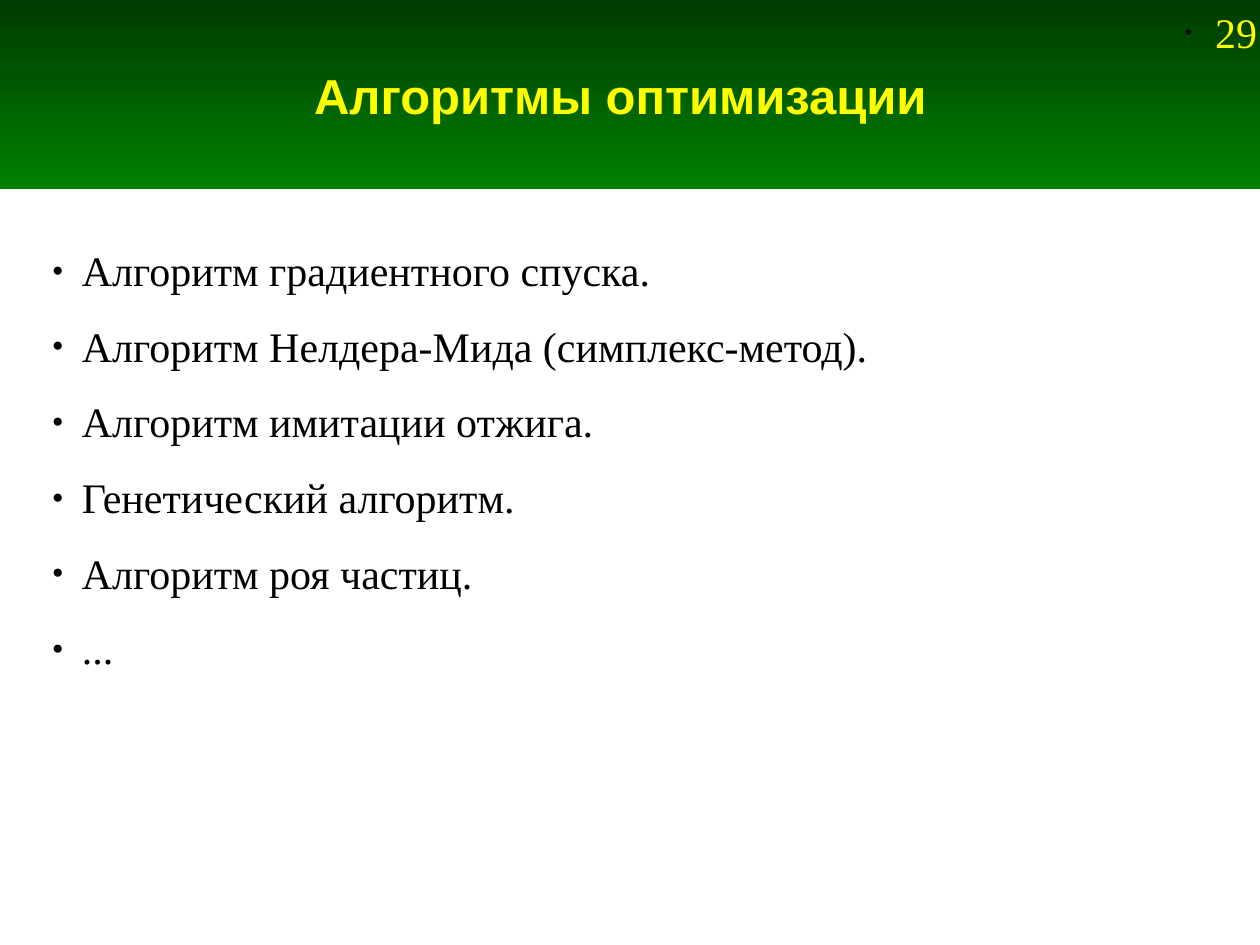
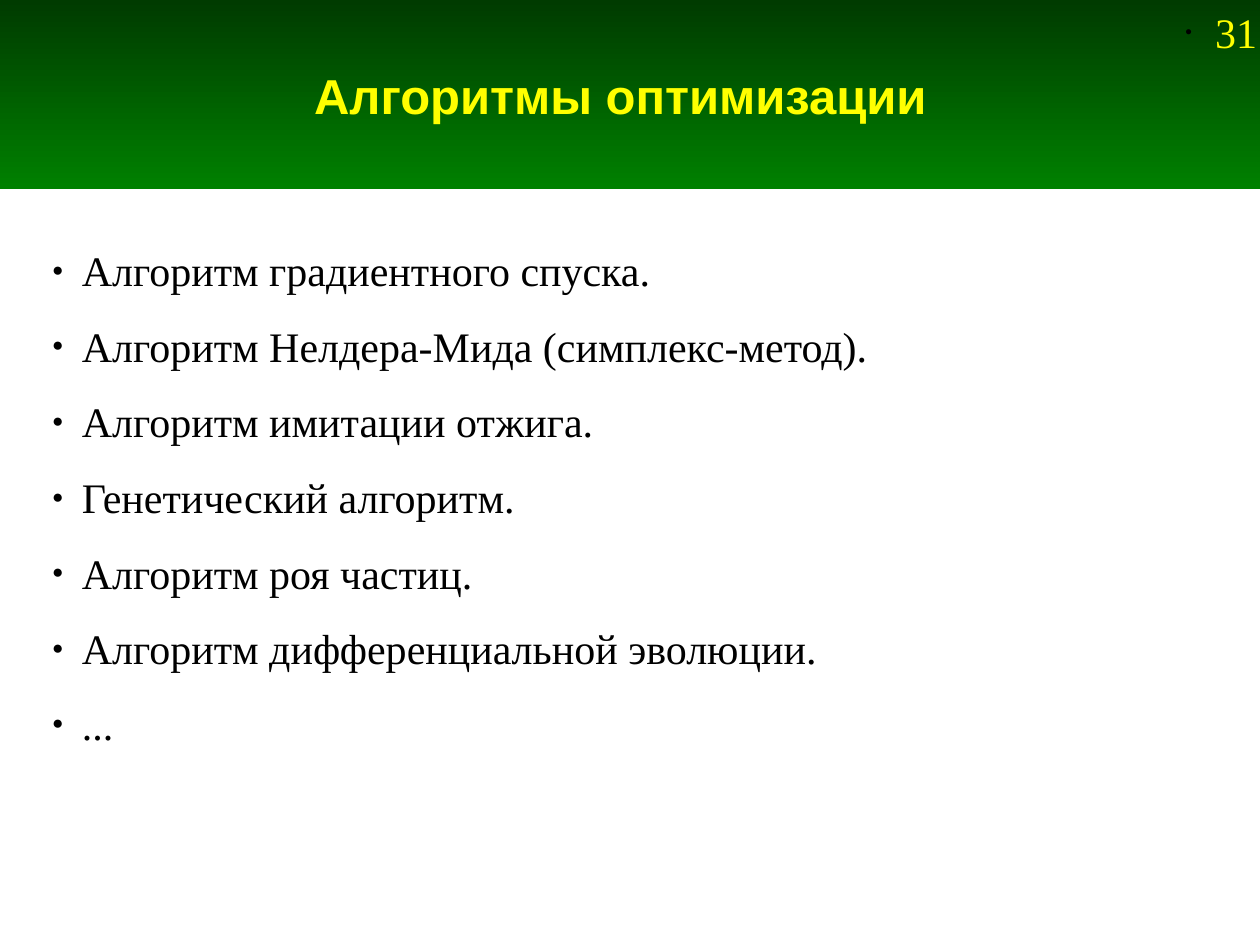
Before and after one commit to andris0147sv/modelling, a slide deck: slide 31 of presentations/1. Problem Statement.odp (slide 29 before the commit). Drawn at 1260x945 pixels with LibreOffice and Linux fonts; fonts in the diff are those of the drawing. Boxes give left, top, right and bottom in pixels: in the first picture for what was removed or moved away, otherwise in the second. Text is boxed around its words. In the diff, an @@ line names an element or a change of style, - is before the commit and + after.

```diff
--- a/presentations/1. Problem Statement.odp
+++ b/presentations/1. Problem Statement.odp
@@ page number at <box>1215,20,1257,49</box>: text changed @@
-• 29
+• 31
@@ text at <box>82,635,816,673</box>: paragraph added @@
+● Алгоритм дифференциальной эволюции.
```
Also in this commit, not shown: 6 other slides changed, 9 slides added, 7 slides removed, 2 other files.
